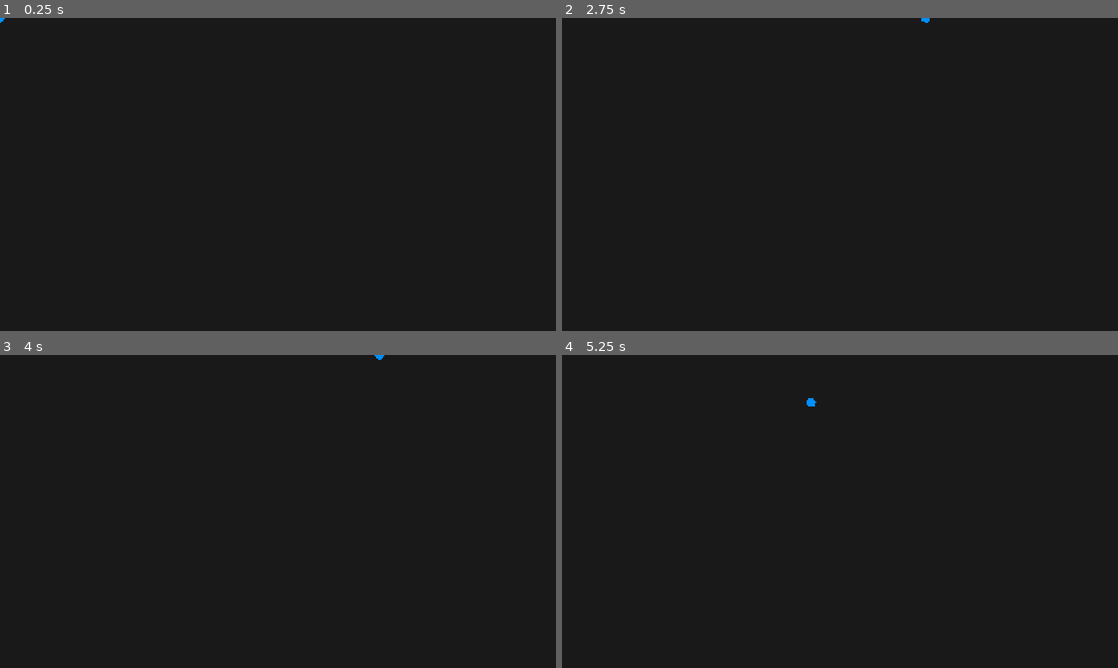
Above: before the commit, frames 1-4 (two rows, left to right).
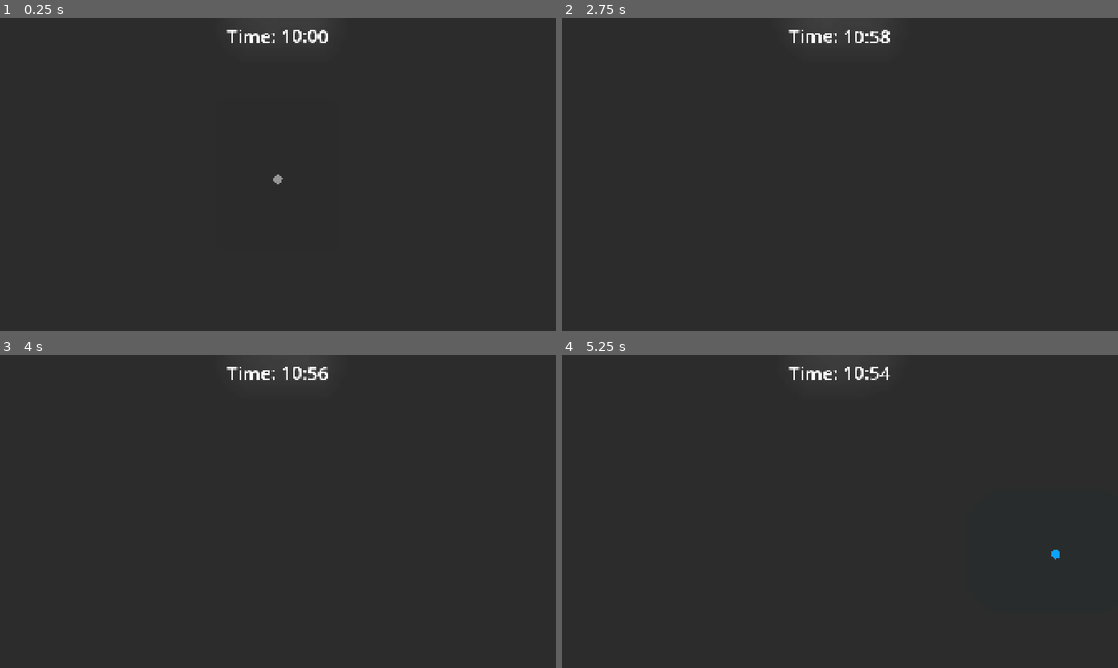
Above: after the commit, the same moments.

Repository: aryelsander/Survival-Time
Game: Godot game, scene res://Scenes/Stage/game_scene.tscn
Two runs of this game, one before a commit and one after it. Both use one fixed random seed, a clock stepped at 60 frames per second and the inputs below. Before the commit the project starts from res://Scenes/Player/player.tscn.
Inputs (mouse positions are in pixels of both pictures, inside the frame that each line leads up to):
- Up to frame 1 (0.25 s): no input
- Up to frame 2 (2.75 s): tap Enter at 0.5 s; move the mouse to (962, 158) at 0.52 s; hold D (move_right) 0.53-1.25 s; tap Space (dash) at 0.6, 1.25 s; click (962, 158) at 0.67 s; drag from (728, 190) to (812, 237) at 1.27 s; move the mouse to (895, 105) at 2.02 s; hold D (move_right) from 2.03 s (still down); tap Mouse wheel down (zoom_out) at 2.1 s
- Up to frame 3 (4 s): release D (move_right) at 2.75 s; tap Enter at 2.75 s; drag from (250, 574) to (111, 464) at 2.77 s; tap Space (dash) at 3.5 s; move the mouse to (444, 558) at 3.52 s; hold A (move_left) from 3.53 s (still down); tap Mouse wheel up (zoom_in) at 3.6 s
- Up to frame 4 (5.25 s): release A (move_left) at 4.25 s; drag from (673, 464) to (756, 433) at 4.27 s; move the mouse to (867, 511) at 5.02 s; hold S (move_down) from 5.03 s (still down); tap Space (dash) at 5.1 s; click (867, 511) at 5.17 s

The runs differ from the first frame. In frame 1, 2.0% of the frame differs, in the area x 0-61%, y 0-54%; in frame 2, 2.1%, in the area x 39-67%, y 0-11%; in frame 3, 2.0%; in frame 4, 1.9%.

Commit message:
Small bugfixes

Diff:
--- a/Scenes/Bullet/BaseBullet/base_bullet.gd
+++ b/Scenes/Bullet/BaseBullet/base_bullet.gd
@@ -1,14 +1,14 @@
 class_name BaseBullet extends Area2D
 
-var target_type : UnitType
+var _target_type : UnitType
 var current_damage : float
 var _speed : float
-var target_enemy
-func setup(spawn_position : Vector2,speed : float,target_enemy : Node2D,damage : float,enemy : UnitType) -> void:
-	self.target_enemy = target_enemy
+var _target : Node2D
+func setup(spawn_position : Vector2,speed : float,target : Node2D,damage : float,target_type : UnitType) -> void:
+	_target = target
 	_speed = speed
 	global_position = spawn_position
-	target_type = enemy
+	_target_type = target_type
 	current_damage = damage
 
 func on_collision_enemy() -> void:
--- a/Scenes/Bullet/Magic Bullet/magic_bullet.gd
+++ b/Scenes/Bullet/Magic Bullet/magic_bullet.gd
@@ -4,13 +4,13 @@
 var _direction : Vector2
 var _scale : Vector2
 
-func setup(spawn_position : Vector2,speed : float,target : Node2D,damage : float,enemy : UnitType) -> void:
-	super(spawn_position,speed,target,damage,enemy)
+func setup(spawn_position : Vector2,speed : float,target : Node2D,damage : float,target_type : UnitType) -> void:
+	super(spawn_position,speed,target,damage,target_type)
 	_scale = scale
 	pulse_effect()
 
 func _physics_process(_delta: float) -> void:
-	_direction = position.direction_to(target_enemy.position)
+	_direction = position.direction_to(_target.position)
 	position += _speed * _direction * GameManager.global_time_speed
 
 func pulse_effect() -> void:
--- a/Scenes/Bullet/physical_bullet.gd
+++ b/Scenes/Bullet/physical_bullet.gd
@@ -2,10 +2,10 @@
 
 var _direction : Vector2
 
-func setup(spawn_position : Vector2,speed : float,target_enemy : Node2D,damage : float,enemy : UnitType) -> void:
-	super(spawn_position,speed,target_enemy,damage,enemy)
-	_direction = spawn_position.direction_to(target_enemy.position)
-	rotation_degrees = rad_to_deg(position.direction_to(target_enemy.position).angle())
+func setup(spawn_position : Vector2,speed : float,target : Node2D,damage : float,target_type : UnitType) -> void:
+	super(spawn_position,speed,target,damage,target_type)
+	_direction = spawn_position.direction_to(target.position)
+	rotation_degrees = rad_to_deg(position.direction_to(target.position).angle())
 
 func _physics_process(_delta: float) -> void:
 	position += _speed * _direction * GameManager.global_time_speed
--- a/Scenes/Player/player.gd
+++ b/Scenes/Player/player.gd
@@ -40,7 +40,6 @@
 func _on_shoot() -> void:
 	if not target : return
 	var bullet_instance: BaseBullet = shoot_power.get_bullet()
-	var target_direction = position.direction_to(target.position)
 	get_tree().current_scene.add_child(bullet_instance)
 	bullet_instance.global_position = position
 	bullet_instance.setup(global_position,shoot_speed,target,damage,target_type)
--- a/Scenes/Stage/GameScene.gd
+++ b/Scenes/Stage/GameScene.gd
@@ -29,6 +29,6 @@
 
 func seconds_to_time(value: float) -> String:
 	var total_seconds := int(value)
-	var minutes := total_seconds / 60
-	var seconds := total_seconds % 60
+	var minutes : int = roundi(total_seconds / 60.0)
+	var seconds : int = total_seconds % 60
 	return "%02d:%02d" % [minutes, seconds]
--- a/Scripts/game_manager.gd
+++ b/Scripts/game_manager.gd
@@ -10,7 +10,7 @@
 const CURSOR_TEXTURE = preload("uid://yod0uftfb6qs")
 const CONFIGURATION_DATA_PATH := "user://configuration_data.tres"
 func _ready() -> void:
-	configuration_data = await get_configuration_data()
+	configuration_data = get_configuration_data()
 
 	print(configuration_data.language)
 	Input.set_custom_mouse_cursor(CURSOR_TEXTURE,Input.CURSOR_ARROW,Vector2(0,0))
@@ -23,15 +23,15 @@
 	change_language.emit()
 func get_configuration_data() -> ConfigurationData:
 	if ResourceLoader.exists(CONFIGURATION_DATA_PATH):
-		var configuration_data  : Resource = ResourceLoader.load(CONFIGURATION_DATA_PATH) as ConfigurationData
+		var get_data  : ConfigurationData = ResourceLoader.load(CONFIGURATION_DATA_PATH) as ConfigurationData
 		print("Ja existia, buscou o Configuration Data")
-		return configuration_data
+		return get_data
 
-	var configuration_data : ConfigurationData = ConfigurationData.default()
+	var new_data : ConfigurationData = ConfigurationData.default()
 	save_configuration_data(configuration_data)
 	print("Criou um novo Configuration Data")
 
-	return configuration_data
+	return new_data
 
 
 func delete_configuration_data() -> bool:
@@ -48,8 +48,8 @@
 	print("Configuration Data Removido com sucesso!")
 	return true
 
-func save_configuration_data(configuration_data : ConfigurationData) -> void:
-	var error : Error = ResourceSaver.save(configuration_data,CONFIGURATION_DATA_PATH)
+func save_configuration_data(_configuration_data : ConfigurationData) -> void:
+	var error : Error = ResourceSaver.save(_configuration_data,CONFIGURATION_DATA_PATH)
 	if error == 0:
 			print("Salvo com sucesso")
 	pass
--- a/project.godot
+++ b/project.godot
@@ -11,7 +11,7 @@
 [application]
 
 config/name="Survival Time"
-run/main_scene="uid://cyu7mqfll4rh7"
+run/main_scene="uid://baffyvu8l15kj"
 config/features=PackedStringArray("4.5", "GL Compatibility")
 config/icon="res://icon.svg"
 
